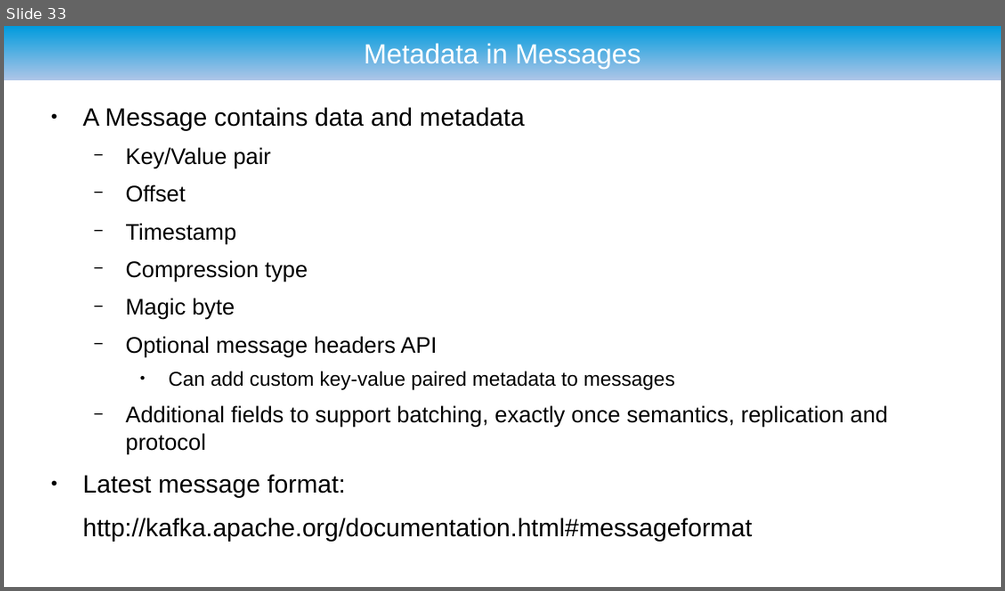
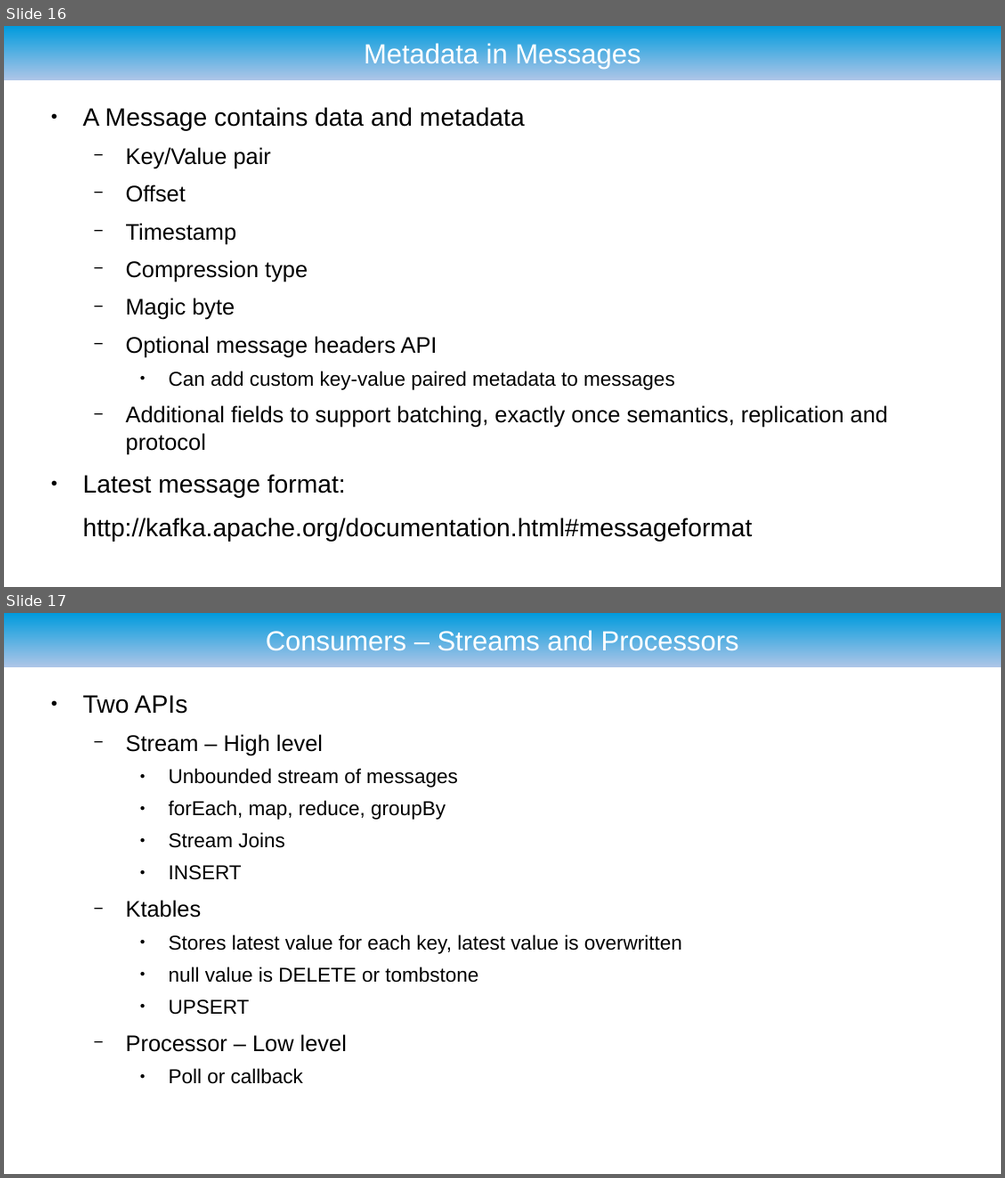
Before and after one commit to ryzlab/kafka-kompetensdag, a slide deck: doc/presentation.odp. Shown one above the other, each under a label of ours: slide 33 before the commit, slides 16 and 17 after it. The pictures are 1005x591 and 1005x1178 pixels, drawn with LibreOffice and Linux fonts; fonts in the diff are those of the drawing; background and template pictures are left out. Boxes give left, top, right and bottom in pixels: in the first picture for what was removed or moved away, otherwise in the second. Text is boxed around its words. In the diff, an @@ line names an element or a change of style, - is before the commit and + after.

```diff
--- a/doc/presentation.odp
+++ b/doc/presentation.odp
@@ slide 17 added at <box>4,613,1001,1174</box>, background #FFFFFF; not listed: 1 template element that a slide beside it also shows @@
@@ title added at <box>266,629,739,651</box>, 22 pt, text #FFFFFF @@
+Consumers – Streams and Processors
@@ text added at <box>83,695,682,1084</box>, 16 pt, text #000000 @@
+● Two APIs
+  − Stream – High level
+    ● Unbounded stream of messages
+    ● forEach, map, reduce, groupBy
+    ● Stream Joins
+    ● INSERT
+  − Ktables
+    ● Stores latest value for each key, latest value is overwritten
+    ● null value is DELETE or tombstone
+    ● UPSERT
+  − Processor – Low level
+    ● Poll or callback
@@ what was slide 33 is now slide 16 @@
```
Also in this commit, not shown: 9 slides changed, 3 other slides added, 5 other files.
